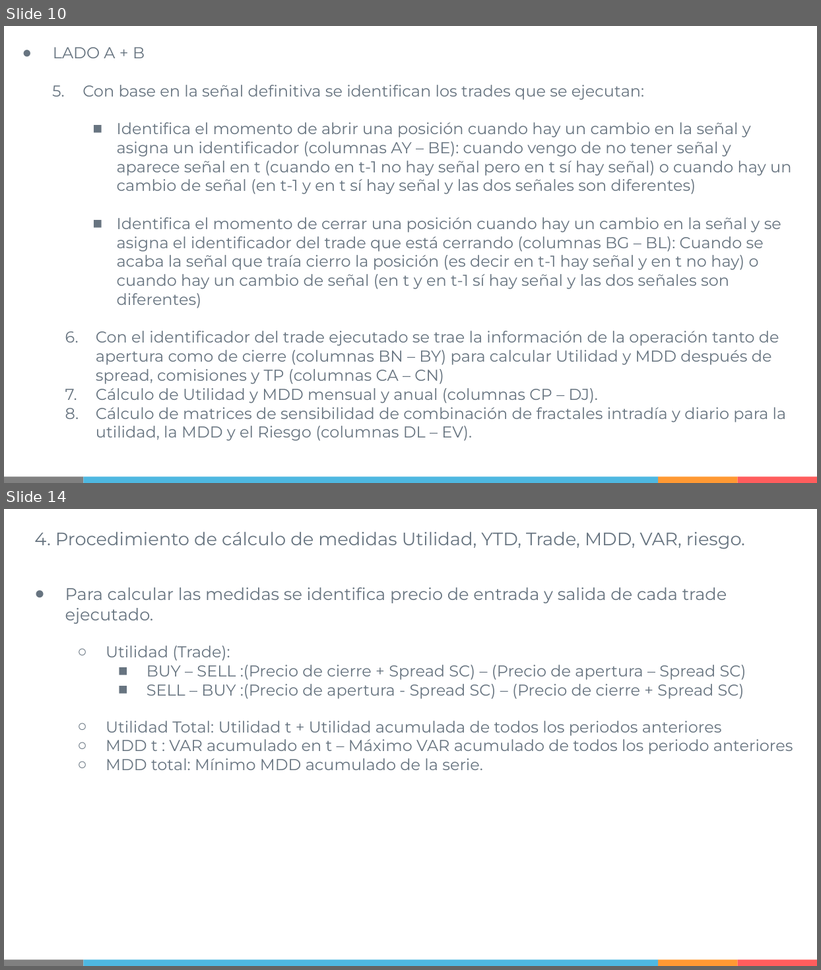
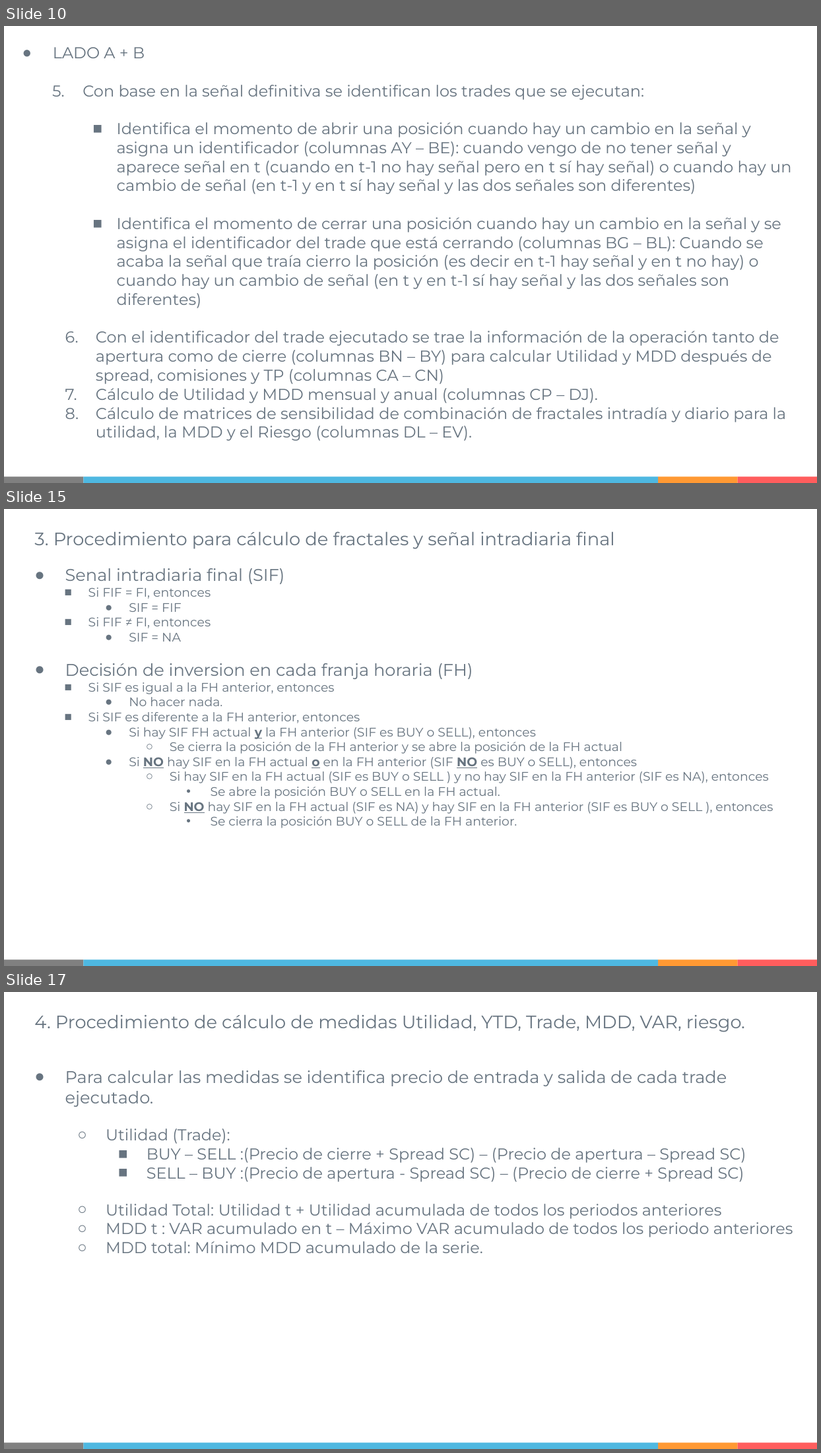
Before and after one commit to IISOS/Swell_2_Optimizacion_estrategias, a slide deck: Presentaciones/Swell - Optimización de estrategias - R2 (19-02-2021).pptx. Shown one above the other, each under a label of ours: slides 10 and 14 before the commit, slides 10, 15 and 17 after it; the slides between them are not shown. The pictures are 821x970 and 821x1453 pixels, drawn with LibreOffice and Linux fonts; fonts in the diff are those of the drawing. Boxes give left, top, right and bottom in pixels: in the first picture for what was removed or moved away, otherwise in the second. Text is boxed around its words. In the diff, an @@ line names an element or a change of style, - is before the commit and + after.

```diff
--- a/Presentaciones/Swell - Optimización de estrategias - R2 (19-02-2021).pptx
+++ b/Presentaciones/Swell - Optimización de estrategias - R2 (19-02-2021).pptx
@@ slide 15 added at (x1=4, y1=509, x2=817, y2=966), background #FFFFFF; not listed: 4 template elements that a slide beside it also shows @@
@@ text added at (x1=34, y1=531, x2=773, y2=828), 11 pt, text #677480 @@
+3. Procedimiento para cálculo de fractales y señal intradiaria final
+● Senal intradiaria final (SIF)
+    ■ Si FIF = FI, entonces
+      ● SIF = FIF
+    ■ Si FIF ≠ FI, entonces
+      ● SIF = NA
+● Decisión de inversion en cada franja horaria (FH)
+    ■ Si SIF es igual a la FH anterior, entonces
+      ● No hacer nada.
+    ■ Si SIF es diferente a la FH anterior, entonces
+      ● Si hay SIF FH actual y la FH anterior (SIF es BUY o SELL), entonces
+        ○ Se cierra la posición de la FH anterior y se abre la posición de la FH actual
+      ● Si NO hay SIF en la FH actual o en la FH anterior (SIF NO es BUY o SELL), entonces
+        ○ Si hay SIF en la FH actual (SIF es BUY o SELL ) y no hay SIF en la FH anterior (SIF es NA), entonces
+          • Se abre la posición BUY o SELL en la FH actual.
+        ○ Si NO hay SIF en la FH actual (SIF es NA) y hay SIF en la FH anterior (SIF es BUY o SELL ), entonces
+          • Se cierra la posición BUY o SELL de la FH anterior.
@@ what was slide 14 is now slide 17 @@
```
Also in this commit, not shown: 3 slides changed, 2 other slides added, 6 other files.
